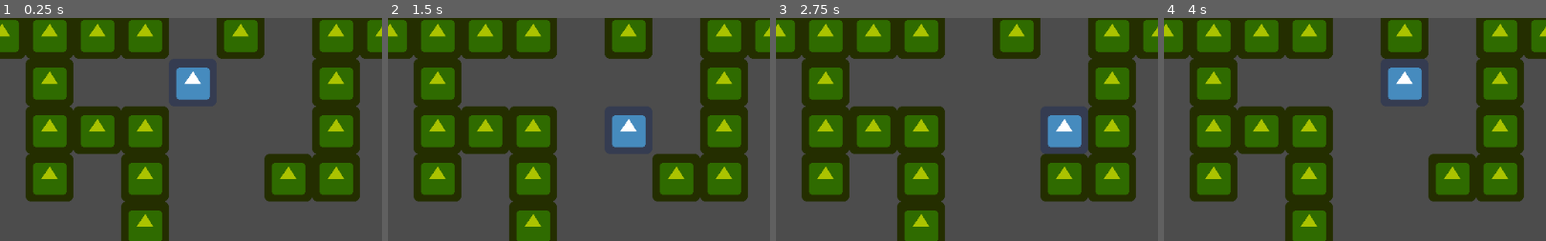
Above: before the commit, frames 1-4 (left to right).
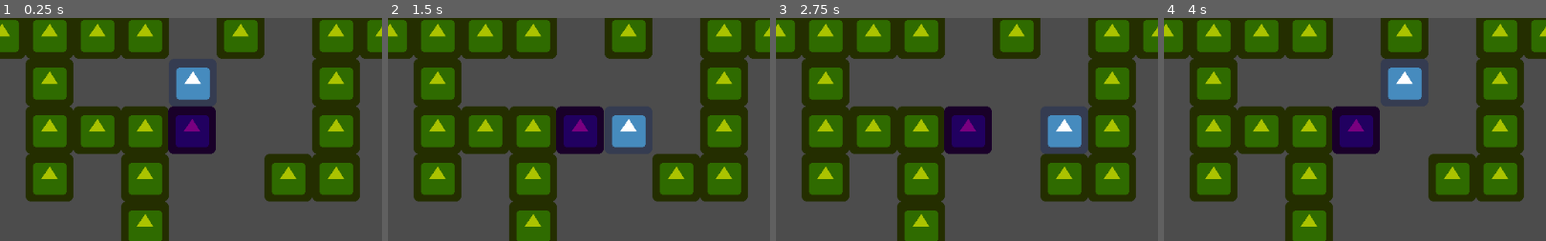
Above: after the commit, the same moments.

Repository: tuto193/Extrimoties
Game: Godot game, scene res://src/Level/TestTilemappedLevel.tscn
The game is run twice, just before and just after one commit, with the same random seed, the same clock (stepped at 60 frames per second) and the same inputs. The engine's default icon, where the game draws it, is replaced by a stand-in: a white triangle on a blue panel in a dark square.
Inputs:
- Up to frame 1 (0.25 s): no input
- Up to frame 2 (1.5 s): tap Enter at 0.5 s; hold Right (ui_right) 0.53-1.28 s; tap Space at 1.25 s; hold Down (ui_down) from 1.28 s (still down)
- Up to frame 3 (2.75 s): tap Enter at 2 s; release Down (ui_down) at 2.03 s; hold Right (ui_right) from 2.03 s (still down)
- Up to frame 4 (4 s): tap Space at 2.75 s; release Right (ui_right) at 2.78 s; hold Up (ui_up) 2.78-3.53 s; tap Enter at 3.5 s; hold Left (ui_left) from 3.53 s (still down)
The pictures show only the part of the screen within x 9-59%, y 23-73%; the shares and areas given below are measured in that part.

The runs differ from the first frame. In frame 1, 2.6% of the frame differs, in the area x 44-57%, y 39-62%; in frame 2, 2.6%; in frame 3, 2.6%; in frame 4, 2.6%.

Commit message:
Going through walls is now avoided.
Pushing boxes doesn't completely work yet

Diff:
--- a/project.godot
+++ b/project.godot
@@ -9,7 +9,7 @@
 config_version=4
 
 _global_script_classes=[ {
-"base": "StaticBody2D",
+"base": "GridPiece",
 "class": "Box",
 "language": "GDScript",
 "path": "res://src/Blocks/box.gd"
@@ -34,7 +34,7 @@
 "language": "GDScript",
 "path": "res://src/Dudes/player.gd"
 }, {
-"base": "StaticBody2D",
+"base": "GridPiece",
 "class": "Wall",
 "language": "GDScript",
 "path": "res://src/Blocks/wall.gd"
--- a/src/Blocks/Box.tscn
+++ b/src/Blocks/Box.tscn
@@ -4,15 +4,14 @@
 [ext_resource path="res://src/Blocks/box.gd" type="Script" id=2]
 
 [sub_resource type="RectangleShape2D" id=1]
-extents = Vector2( 16, 16 )
+extents = Vector2( 32, 32 )
 
-[node name="Node2D" type="StaticBody2D"]
+[node name="Box" type="StaticBody2D"]
 script = ExtResource( 2 )
 
 [node name="Sprite" type="Sprite" parent="."]
-self_modulate = Color( 0.501961, 0.505882, 0, 1 )
+self_modulate = Color( 0.478431, 0, 0.505882, 1 )
 position = Vector2( 0, 4.76837e-07 )
-scale = Vector2( 0.5, 0.5 )
 texture = ExtResource( 1 )
 
 [node name="Tween" type="Tween" parent="."]
--- a/src/Blocks/box.gd
+++ b/src/Blocks/box.gd
@@ -1,4 +1,4 @@
-extends StaticBody2D
+extends GridPiece
 
 class_name Box
 
--- a/src/Blocks/wall.gd
+++ b/src/Blocks/wall.gd
@@ -1,4 +1,4 @@
-extends StaticBody2D
+extends GridPiece
 
 class_name Wall
 
--- a/src/Dudes/player.gd
+++ b/src/Dudes/player.gd
@@ -30,10 +30,11 @@
 	)
 
 
+
 # Called every frame. 'delta' is the elapsed time since the previous frame.
 func _physics_process(_delta) -> void:
 	var direction_vector: Vector2 = get_input_direction()
 	# No type hinting, since it throws errors in case of null
-	var can_new_pos = grid.try_move_towards(self, direction_vector)
-	if can_new_pos:
-		self.position = can_new_pos
+	if direction_vector.length() > 0:
+		# Not neccessary right now
+		var _new_pos: Vector2 = grid.move_piece_towards(self, direction_vector)
--- a/src/Level/TestTilemappedLevel.tscn
+++ b/src/Level/TestTilemappedLevel.tscn
@@ -1,8 +1,9 @@
-[gd_scene load_steps=7 format=2]
+[gd_scene load_steps=8 format=2]
 
 [ext_resource path="res://icon.png" type="Texture" id=1]
 [ext_resource path="res://src/Level/grid.gd" type="Script" id=2]
 [ext_resource path="res://src/Dudes/player.tscn" type="PackedScene" id=3]
+[ext_resource path="res://src/Blocks/Box.tscn" type="PackedScene" id=4]
 
 [sub_resource type="OccluderPolygon2D" id=3]
 polygon = PoolVector2Array( 64, 64, 0, 64, 0, 0, 64, 0 )
@@ -43,3 +44,6 @@
 
 [node name="Player" parent="." instance=ExtResource( 3 )]
 position = Vector2( 352, 224 )
+
+[node name="Box" parent="." instance=ExtResource( 4 )]
+position = Vector2( 351, 288 )
--- a/src/Level/grid.gd
+++ b/src/Level/grid.gd
@@ -7,67 +7,56 @@
 	for child in get_children():
 		set_cellv(world_to_map(child.position),child.type)
 
-func get_cell_content(coordinates) -> Node:
+func get_cell_content(coordinates: Vector2) -> StaticBody2D:
 	for node in get_children():
 		if world_to_map(node.position) == coordinates:
 			return(node)
 	return null
 
-func can_move_towards(piece, direction) -> bool:
-	var cell_start: Vector2 = world_to_map(piece.position)
-	var cell_target: Vector2 = cell_start + direction
 
-	var cell_target_type = get_cellv(cell_target)
-	match cell_target_type:
+# Attempts to move `piece` towards `direction`.
+# Returns the `new_pos` where the piece should now be.
+func move_piece_towards(piece: StaticBody2D, direction: Vector2) -> Vector2:
+	var cell_map_start: Vector2 = world_to_map(piece.position)
+	var cell_map_target: Vector2 = cell_map_start + direction
+
+	var cell_map_target_type = get_cellv(cell_map_target)
+	match cell_map_target_type:
 		GridTraits.CELL_TYPE.BOX:
-			var object_piece: Node = get_cell_content(cell_target)
+			var object_piece: StaticBody2D= get_cell_content(cell_map_target)
 			# Commented out, since we want to move objects, not destroy them
 			if piece.type == GridTraits.CELL_TYPE.BOX:
-				print("Cell %s already contains a box. Cannot push")
-				return false
-			if not can_move_towards(
+				print("Cell %s already contains a box. Cannot push" %(cell_map_target))
+				return cell_map_start
+			var object_world_start: Vector2 = object_piece.position
+			var object_new_pos: Vector2 = move_piece_towards(
 				object_piece,
-				cell_target + direction
-			):
-				return false
-			return true
+				map_to_world(cell_map_target + direction)
+			)
+			if object_world_start == object_new_pos:
+				return piece.position # didn't move
+			# Object was already successfully moved, so we don't need to
+			# update any more stuff from it
+			var new_pos: Vector2 = update_grid_positions(
+				piece,
+				cell_map_start,
+				cell_map_target
+			)
+			piece.move_to(new_pos)
+			return new_pos
 		GridTraits.CELL_TYPE.WALL:
-			print("Cell %s contains a wall")
-			return false
+			print("Cell %s contains a wall" %(cell_map_target))
+			return piece.position # didn't move the piece. Return origin
 		_: # Can move to new position
-			return true
+			var new_pos: Vector2 = update_grid_positions(
+				piece,
+				cell_map_start,
+				cell_map_target
+			)
+			piece.move_to(new_pos)
+			return new_pos
 
-
-func try_move_towards(piece: Node, direction: Vector2):
-	var cell_start = world_to_map(piece.position)
-	var cell_target = cell_start + direction
-
-	var cell_target_type = get_cellv(cell_target)
-	match cell_target_type:
-		GridTraits.CELL_TYPE.BOX:
-			var object_piece: Node = get_cell_content(cell_target)
-			# Commented out, since we want to move objects, not destroy them
-			if piece.type == GridTraits.CELL_TYPE.BOX:
-				print("Cell %s already contains a box. Cannot push")
-				return null
-			# object_piece.queue_free()
-			var new_object_pos: Vector2 = try_move_towards(
-				object_piece,
-				cell_target + direction
-			)
-			if not new_object_pos:
-				return null
-			# TODO: maybe make a function for the object, where it can be
-			# moved smoothly
-			object_piece.position = new_object_pos
-			return update_piece_position(piece, cell_start, cell_target)
-		GridTraits.CELL_TYPE.WALL:
-			print("Cell %s contains a wall")
-			return null
-		_: # Can move to new position
-			return update_piece_position(piece, cell_start, cell_target)
-
-func update_piece_position(piece, cell_start, cell_target) -> Vector2:
-	set_cellv(cell_target, piece.type)
-	set_cellv(cell_start, GridTraits.CELL_TYPE.EMPTY)
-	return map_to_world(cell_target) + cell_size / 2
+func update_grid_positions(piece, cell_map_start, cell_map_target) -> Vector2:
+	set_cellv(cell_map_target, piece.type)
+	set_cellv(cell_map_start, GridTraits.CELL_TYPE.EMPTY)
+	return map_to_world(cell_map_target) + cell_size / 2
--- a/src/Share/grid_piece.gd
+++ b/src/Share/grid_piece.gd
@@ -4,5 +4,8 @@
 
 onready var grid: Grid = get_parent()
 
-func move_to() -> void:
-    return
+
+# Basic move function:
+# TODO: expand once animations are implemented
+func move_to(new_pos: Vector2) -> void:
+	self.position = new_pos
